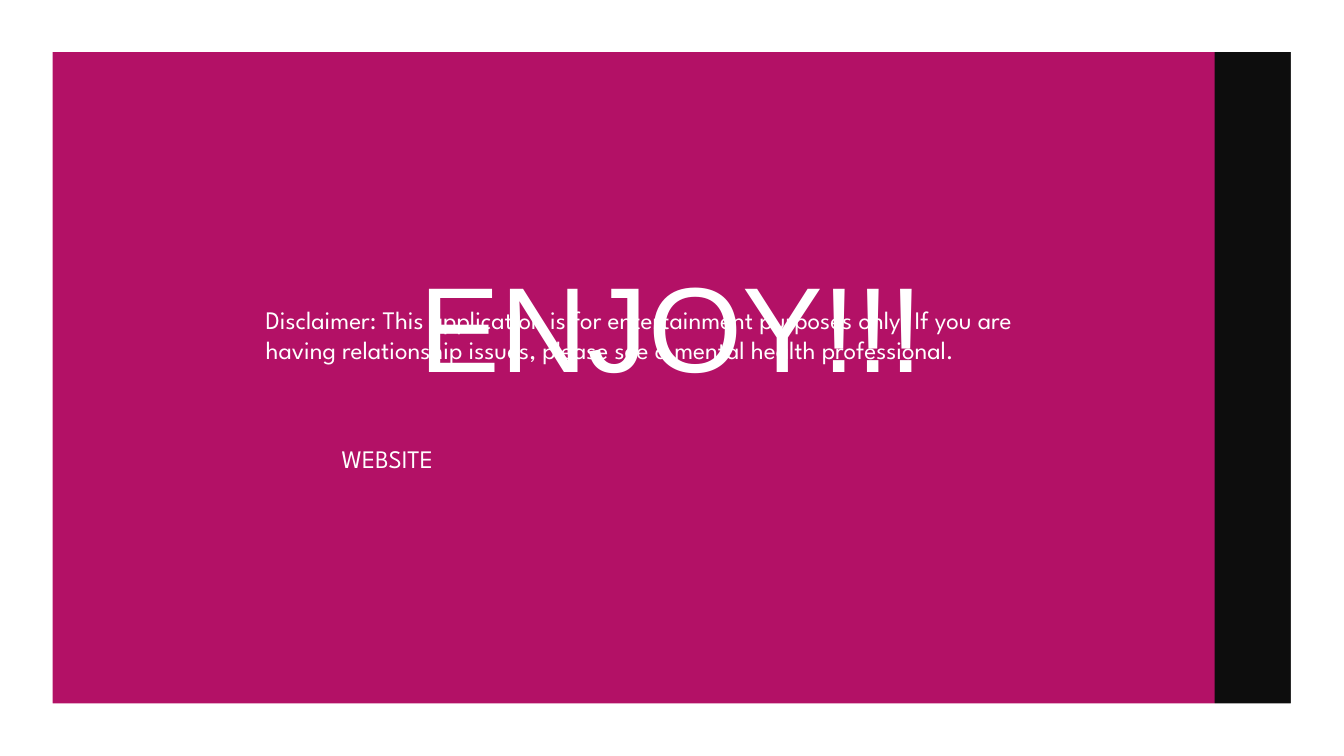
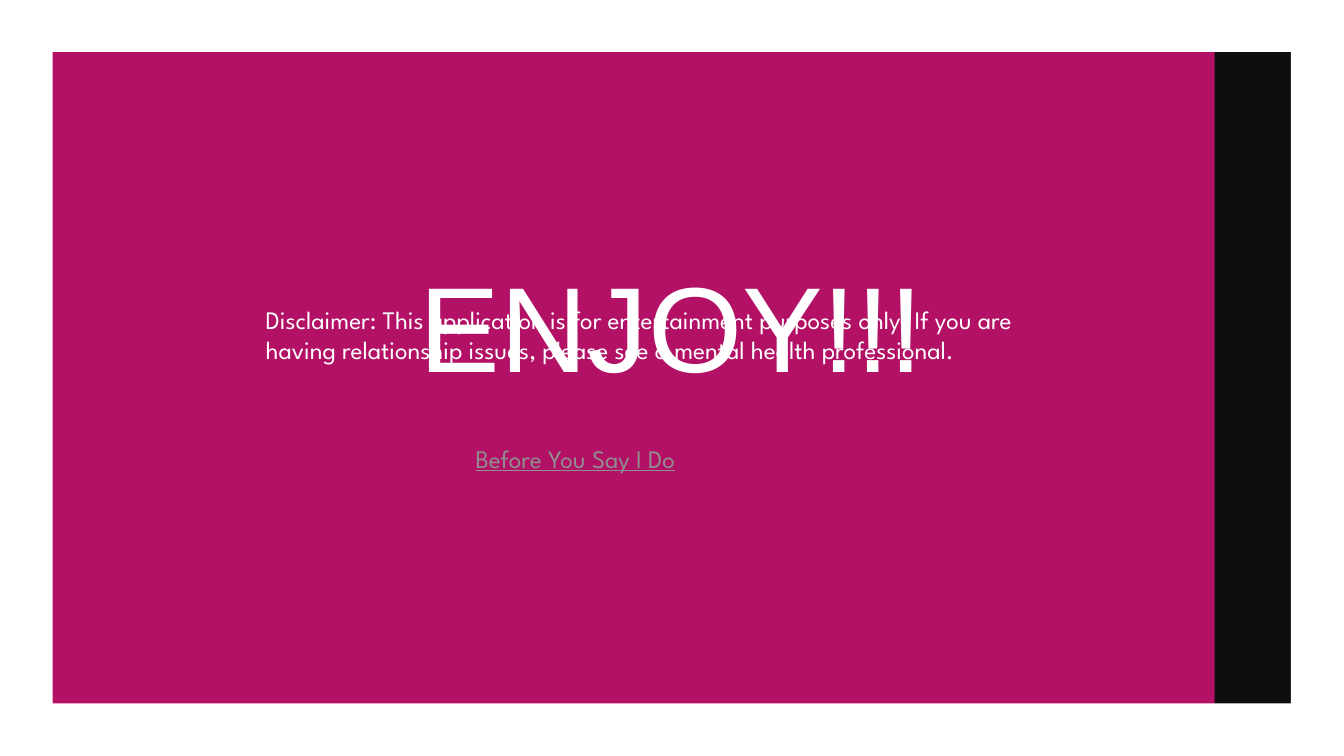
Before and after one commit to Corters22/BeforeYouSayIDoApp, a slide deck: slide 6 of presentation.pptx (slide 5 before the commit). Drawn at 1344x756 pixels with LibreOffice and Linux fonts; fonts in the diff are those of the drawing; background and template pictures are left out. Boxes give left, top, right and bottom in pixels: in the first picture for what was removed or moved away, otherwise in the second. Text is boxed around its words. In the diff, an @@ line names an element or a change of style, - is before the commit and + after.

Commit message:
updated presentation

```diff
--- a/presentation.pptx
+++ b/presentation.pptx
@@ text at [476, 450, 675, 473]: text changed; text colour #FFFFFF to #8F8F8F @@
-WEBSITE
+Before You Say I Do
```
Also in this commit, not shown: 1 slide added, 7 other files.
